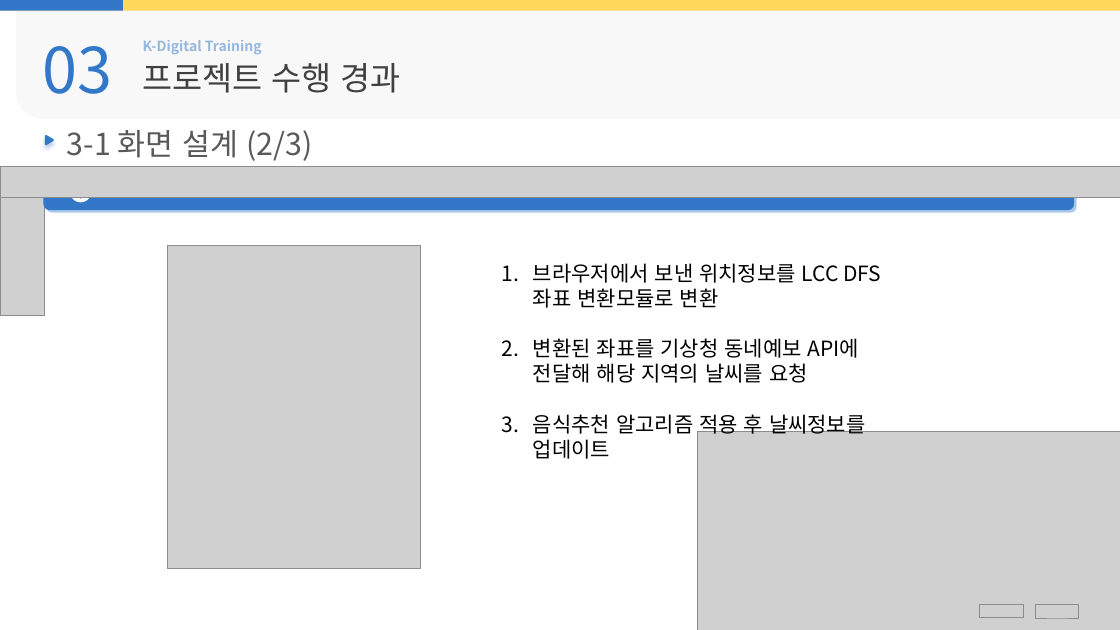
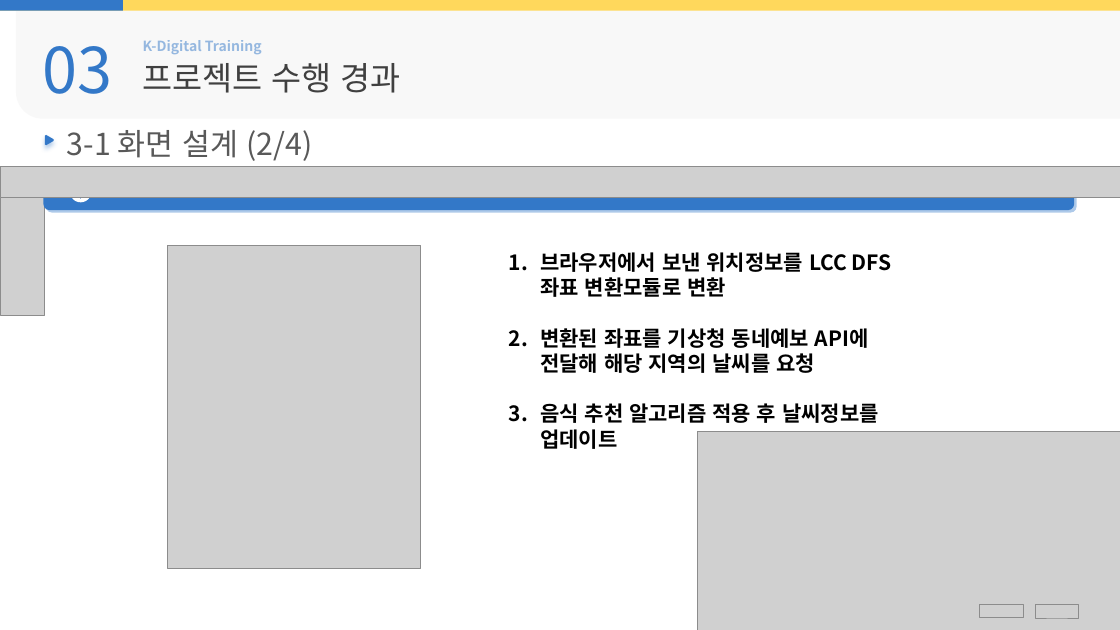
Before and after one commit to Hiddle00/project2_weather, a slide deck: slide 21 of 최종발표/05.D팀_최종발표.pptx. Drawn at 1120x630 pixels with LibreOffice and Linux fonts; fonts in the diff are those of the drawing; grey boxes stand for pictures; background and template pictures are left out. Boxes give left, top, right and bottom in pixels: in the first picture for what was removed or moved away, otherwise in the second. Text is boxed around its words. In the diff, an @@ line names an element or a change of style, - is before the commit and + after.

```diff
--- a/최종발표/05.D팀_최종발표.pptx
+++ b/최종발표/05.D팀_최종발표.pptx
@@ text at [67, 130, 313, 161]: text changed @@
-3-1 화면 설계 (2/3)
+3-1 화면 설계 (2/4)
@@ text "브라우저에서 보낸 위치정보를 LCC DFS좌표 ...": place and size @@
-text "브라우저에서 보낸 위치정보를 LCC DFS좌표 ..." at [533, 263, 866, 459]
+text "브라우저에서 보낸 위치정보를 LCC DFS좌표 ..." at [540, 252, 879, 449]
@@ text at [540, 252, 869, 373]: bold on in "브라우저에서 보낸 위치정보를 LCC DFS좌표 변환모듈로 변환", "변환된 좌표를 기상청 동네예보 API에 전달해 해당 ..." @@
@@ text at [540, 403, 879, 449]: text changed; bold on @@
-3. 음식추천 알고리즘 적용 후 날씨정보를 업데이트
+3. 음식 추천 알고리즘 적용 후 날씨정보를 업데이트
```
Also in this commit, not shown: 8 other slides changed, 1 slide added, 6 other files.
